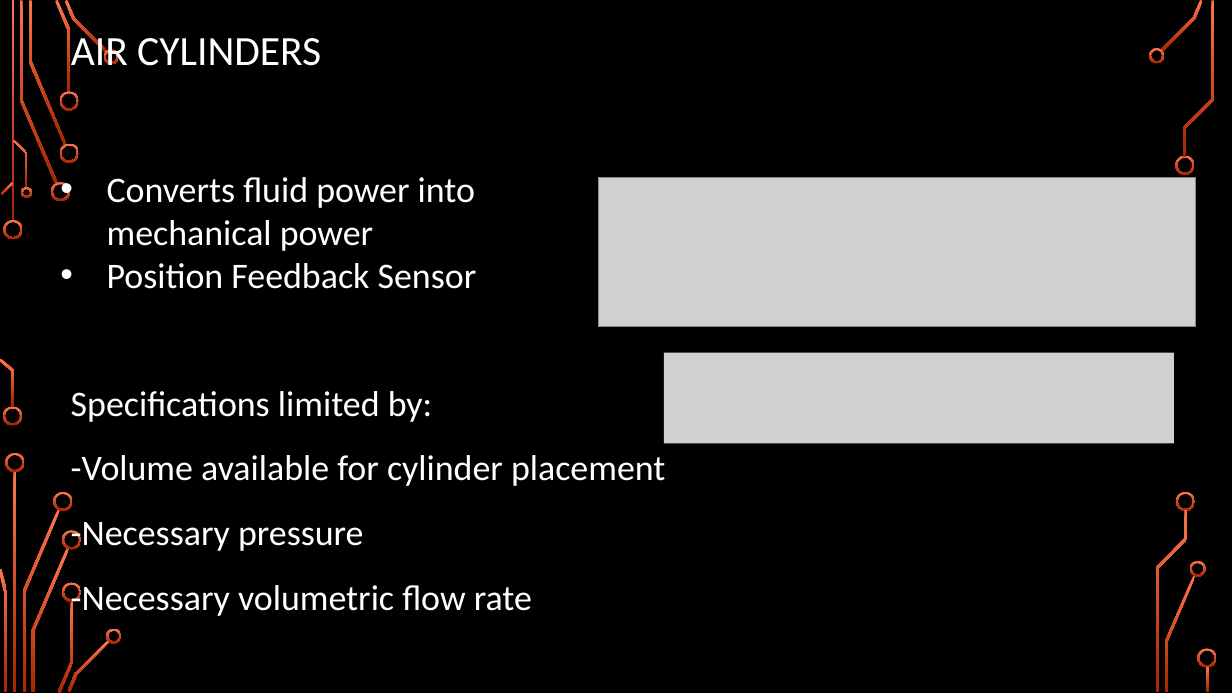
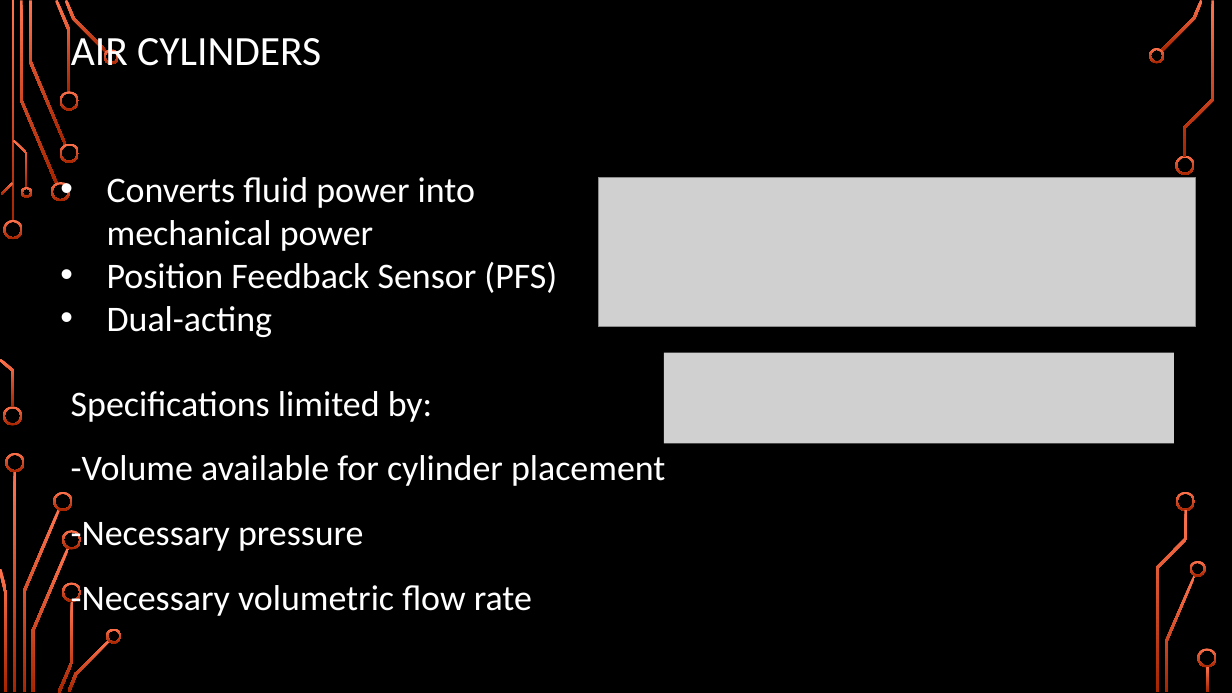
Before and after one commit to Logiant/AgileRoboticControls, a slide deck: slide 29 of Documentation/Presentation/Design Presentation/Design Presentation.pptx. Drawn at 1232x693 pixels with LibreOffice and Linux fonts; fonts in the diff are those of the drawing; grey boxes stand for pictures; background and template pictures are left out. Boxes give left, top, right and bottom in pixels: in the first picture for what was removed or moved away, otherwise in the second. Text is boxed around its words. In the diff, an @@ line names an element or a change of style, - is before the commit and + after.

```diff
--- a/Documentation/Presentation/Design Presentation/Design Presentation.pptx
+++ b/Documentation/Presentation/Design Presentation/Design Presentation.pptx
@@ text at [107, 262, 557, 337]: text changed @@
-• Position Feedback Sensor
+• Position Feedback Sensor (PFS)
+• Dual-acting
```
Also in this commit, not shown: 6 other slides changed.
